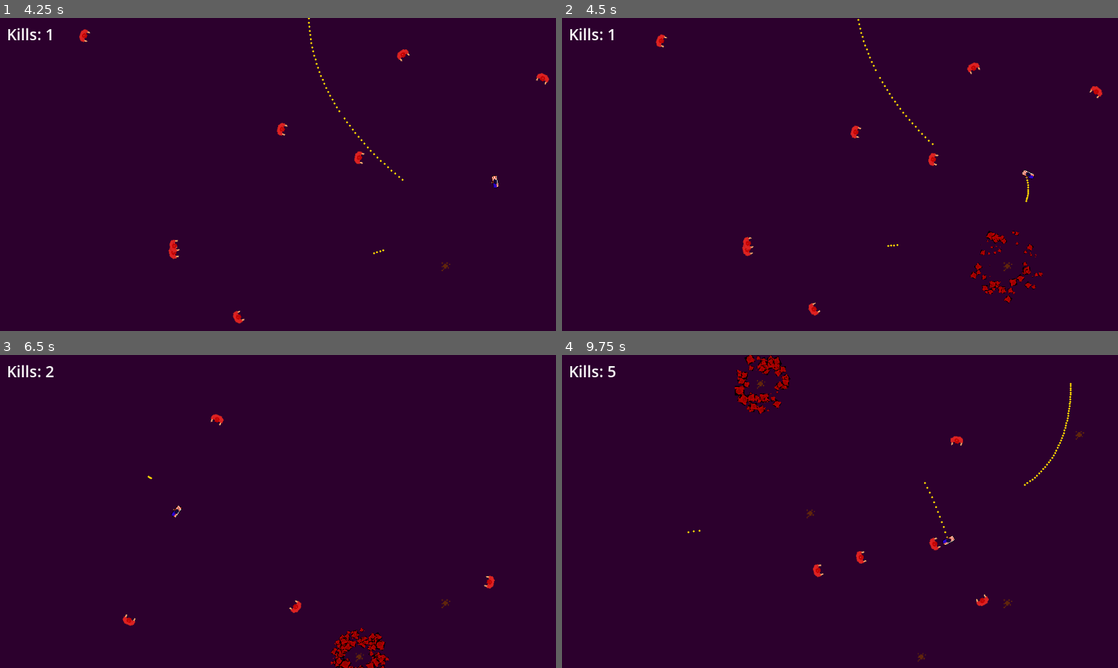
Above: before the commit, frames 1-4 (two rows, left to right).
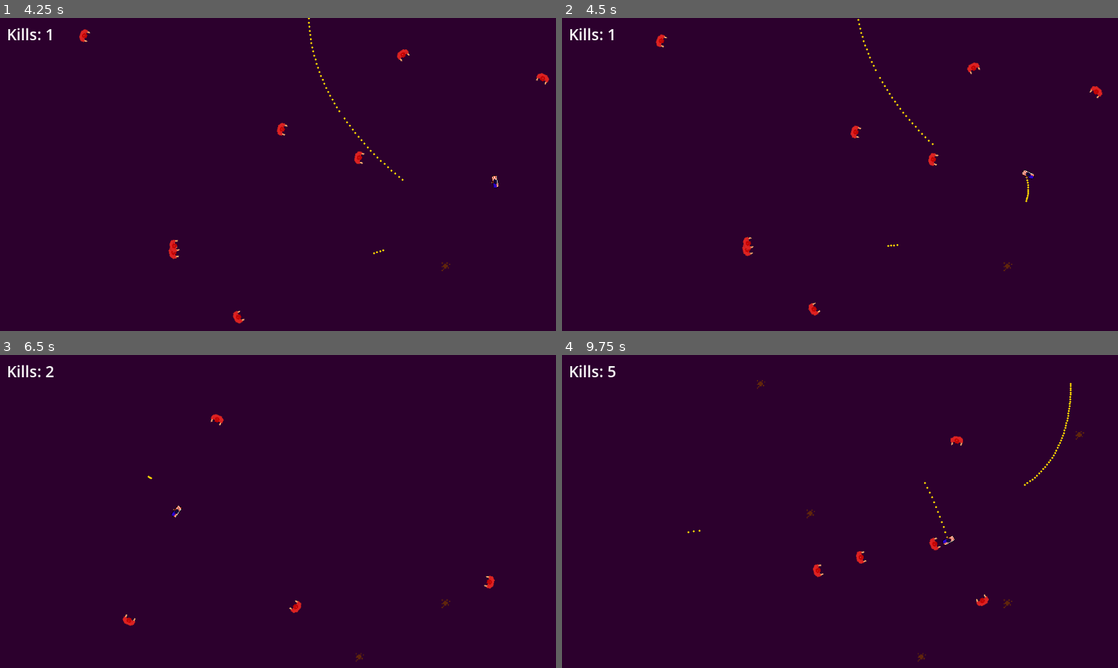
Above: after the commit, the same moments.

Repository: mrchameleon/pons1-godot
Game: Godot game, scene res://main.tscn
Same seed, same stepped clock (60 frames per second), same inputs: the game is played once before the commit and once after it.
Inputs (mouse positions are in pixels of both pictures, inside the frame that each line leads up to):
- Up to frame 1 (4.25 s): click "Play" at 0.5 s; move the mouse to (400, 158) at 1.27 s; hold D (move_right) 1.28-2.03 s; hold Space (shoot) 1.28-2.03 s; move the mouse to (166, 190) at 2.02 s; hold S (move_down) 2.03-2.78 s; tap Space (shoot) at 2.1, 3.6 s; move the mouse to (333, 105) at 2.77 s; hold D (move_right) 2.78-3.53 s; hold Space (shoot) 2.78-3.53 s; move the mouse to (250, 237) at 3.52 s; hold W (move_up) from 3.53 s (still down)
- Up to frame 2 (4.5 s): move the mouse to (1006, 221) at 4.27 s; release W (move_up) at 4.28 s; hold A (move_left) from 4.28 s (still down); hold Space (shoot) from 4.28 s (still down)
- Up to frame 3 (6.5 s): release A (move_left) at 5 s; release Space (shoot) at 5 s; click "respawn" at 5 s; move the mouse to (111, 464) at 5.77 s; hold A (move_left) from 5.78 s (still down); tap Space (shoot) at 5.85 s
- Up to frame 4 (9.75 s): move the mouse to (867, 511) at 6.52 s; release A (move_left) at 6.53 s; hold S (move_down) 6.53-7.28 s; hold Space (shoot) 6.53-7.28 s; move the mouse to (756, 433) at 7.27 s; hold D (move_right) 7.28-8.03 s; tap Space (shoot) at 7.35, 8.85 s; move the mouse to (962, 495) at 8.02 s; hold W (move_up) 8.03-8.78 s; hold Space (shoot) 8.03-8.78 s; move the mouse to (728, 527) at 8.77 s; hold D (move_right) 8.78-9.53 s; move the mouse to (895, 442) at 9.52 s; hold S (move_down) from 9.53 s (still down); hold Space (shoot) from 9.53 s (still down)

Frame 1 is identical in both runs. In frame 2, 0.5% of the frame differs, in the area x 73-87%, y 68-92%; in frame 3, 0.7%; in frame 4, 0.8%, in the area x 31-42%, y 0-19%.

Commit message:
blood tweak

Diff:
--- a/bloody_explosion.tscn
+++ b/bloody_explosion.tscn
@@ -38,8 +38,10 @@
 script = ExtResource("1_180eu")
 
 [node name="GPUParticles2D" type="GPUParticles2D" parent="."]
+emitting = false
 amount = 100
 texture = ExtResource("2_7r54y")
+one_shot = true
 explosiveness = 1.0
 randomness = 1.0
 process_material = SubResource("ParticleProcessMaterial_7r54y")
